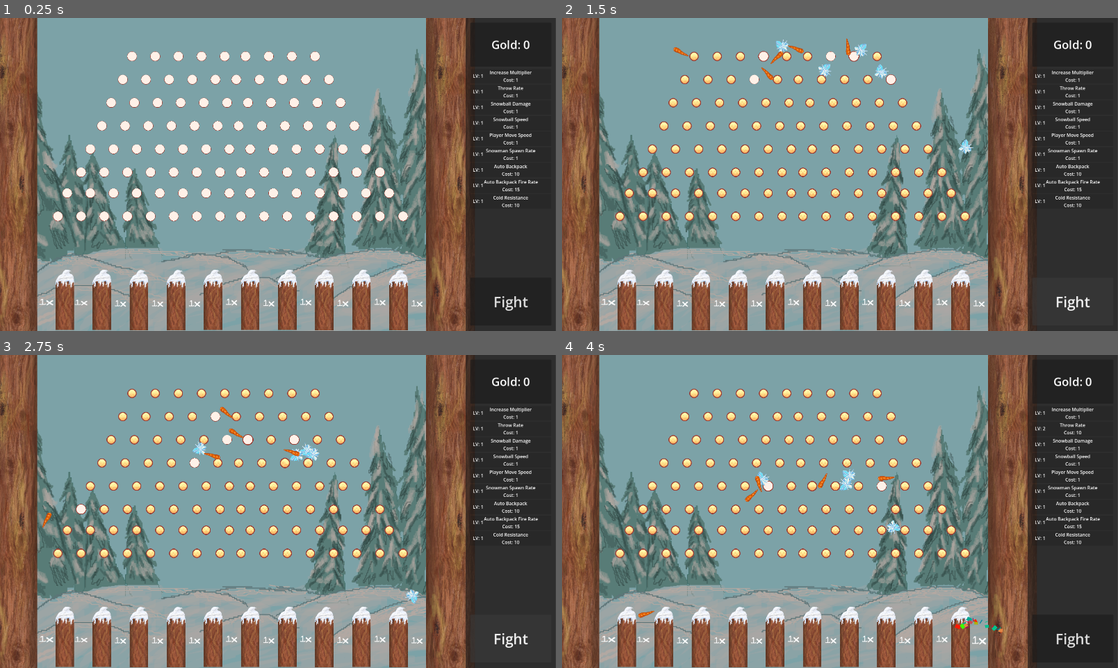
Above: before the commit, frames 1-4 (two rows, left to right).
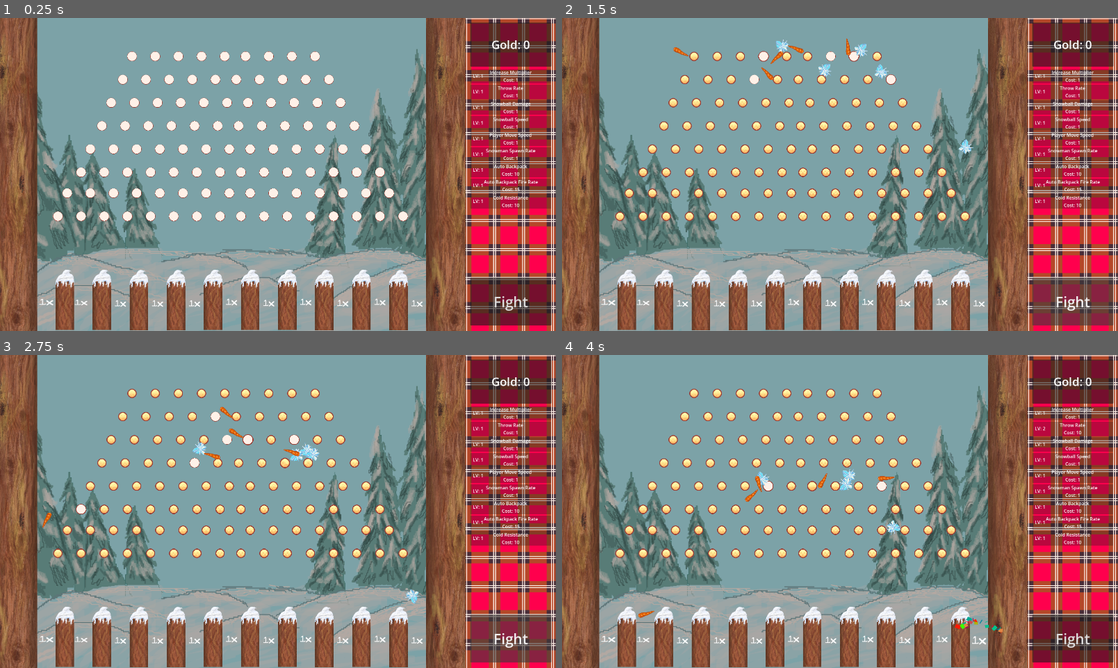
Above: after the commit, the same moments.

Repository: Parker-Vetter/snow-man-brawl
Game: Godot game, scene res://PeggleDrop/PeggleDrop.tscn
Two runs of this game, one before a commit and one after it. Both use one fixed random seed, a clock stepped at 60 frames per second and the inputs below. This scene is started directly instead of the project's main scene. The engine's default icon, where the game draws it, is replaced by a stand-in: a white triangle on a blue panel in a dark square.
Inputs (mouse positions are in pixels of both pictures, inside the frame that each line leads up to):
- Up to frame 1 (0.25 s): no input
- Up to frame 2 (1.5 s): click "Fight" at 0.5 s; click "Fight" at 1.25 s
- Up to frame 3 (2.75 s): click "Fight" at 2 s
- Up to frame 4 (4 s): move the mouse to (606, 639) at 2.77 s; hold Space (Shoot) 2.78-3.5 s; click (606, 639) at 2.92 s; click "Throw Rate Cost: 1" at 3.5 s

The runs differ from the first frame. In frame 1, 15% of the frame differs, in the area x 83-100%, y 0-100%; in frame 2, 15%; in frame 3, 15%; in frame 4, 15%.
Error in both runs: Out of bounds get index '0' (on base: 'Array[Node]') (res://PeggleDrop/UI/ui_fight.gd:8)

Commit message:
Added plaid background I made

Diff:
--- a/PeggleDrop/PeggleDrop.tscn
+++ b/PeggleDrop/PeggleDrop.tscn
@@ -10,6 +10,7 @@
 [ext_resource type="Texture2D" uid="uid://h5hxdbwhxbd2" path="res://zacks sprites/log_divider2.png" id="4_ycsyd"]
 [ext_resource type="PackedScene" uid="uid://b2bocywdcjqub" path="res://PeggleDrop/multiplyer/multilpyer.tscn" id="6_mapa8"]
 [ext_resource type="Script" uid="uid://bf0qvhxguh5hb" path="res://PeggleDrop/UI/gold_label.gd" id="8_6ap7j"]
+[ext_resource type="Texture2D" uid="uid://cbwaqhvttn342" path="res://PeggleDrop/UI/Plaid.png" id="9_jkpds"]
 [ext_resource type="Script" uid="uid://djru0hlxtdbcm" path="res://PeggleDrop/UI/button_upgrade.gd" id="11_i8mh4"]
 [ext_resource type="Texture2D" uid="uid://cfp0w6sx6mf6" path="res://zacks sprites/background2.png" id="11_tr0iw"]
 [ext_resource type="Texture2D" uid="uid://of2d7p3fusij" path="res://PeggleDrop/ShopAssets/Shopidea.png" id="12_6snom"]
@@ -60,6 +61,11 @@
 [sub_resource type="RectangleShape2D" id="RectangleShape2D_4y353"]
 size = Vector2(63.99999, 23)
 
+[sub_resource type="StyleBoxTexture" id="StyleBoxTexture_5ypyn"]
+texture = ExtResource("9_jkpds")
+axis_stretch_horizontal = 1
+axis_stretch_vertical = 1
+
 [sub_resource type="StyleBoxTexture" id="StyleBoxTexture_4y353"]
 texture = ExtResource("12_6snom")
 texture_margin_left = 3.0
@@ -724,6 +730,7 @@
 offset_right = 0.9199219
 offset_bottom = 5.0
 mouse_filter = 1
+theme_override_styles/panel = SubResource("StyleBoxTexture_5ypyn")
 metadata/_edit_use_anchors_ = true
 
 [node name="Fight" type="Button" parent="CanvasLayer/MainUI/Control" unique_id=332640463]
Binary file added: PeggleDrop/UI/Plaid.png
Not shown, added: PeggleDrop/UI/Plaid.png.import
